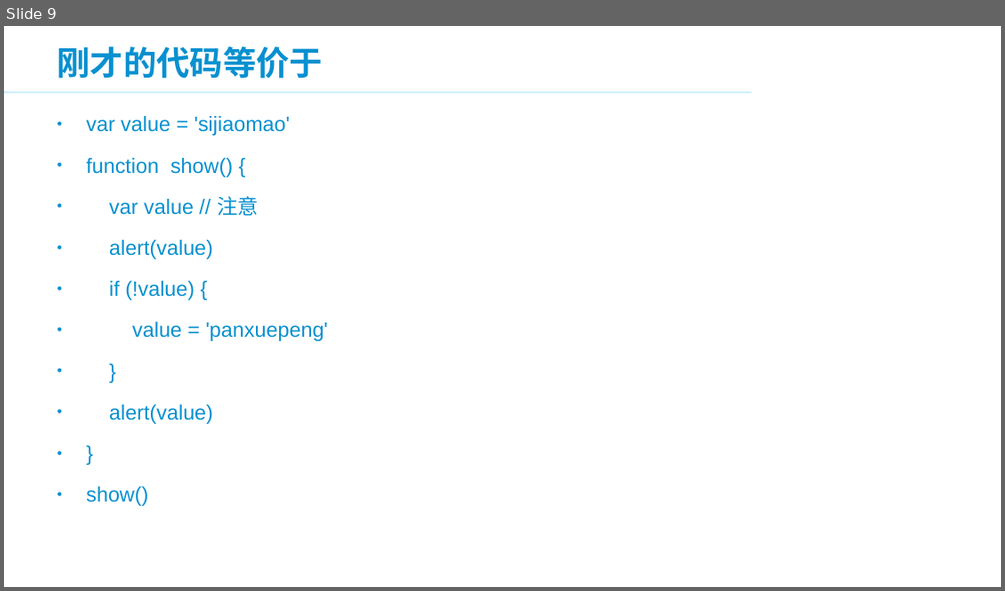
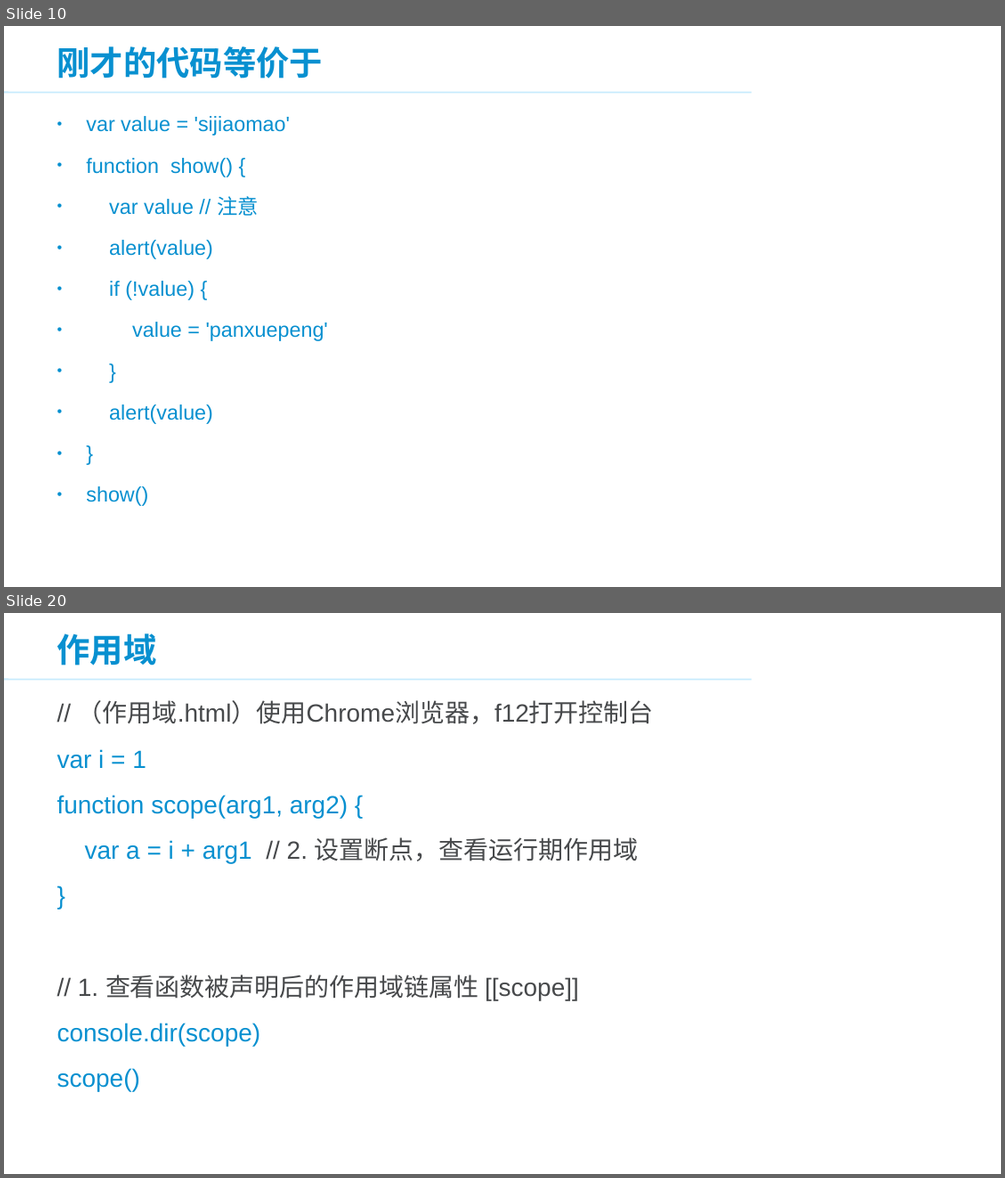
Before and after one commit to panxuepeng/javascript, a slide deck: ppt/JavaScript 高级部分.ppt. Shown one above the other, each under a label of ours: slide 9 before the commit, slides 10 and 20 after it; the slides between them are not shown. The pictures are 1005x591 and 1005x1178 pixels, drawn with LibreOffice and Linux fonts; fonts in the diff are those of the drawing; background and template pictures are left out. Boxes give left, top, right and bottom in pixels: in the first picture for what was removed or moved away, otherwise in the second. Text is boxed around its words. In the diff, an @@ line names an element or a change of style, - is before the commit and + after.

```diff
--- a/ppt/JavaScript 高级部分.ppt
+++ b/ppt/JavaScript 高级部分.ppt
@@ slide 20 added at bbox=[4, 613, 1001, 1174], background #FFFFFF; not listed: 2 template elements that a slide beside it also shows @@
@@ title added at bbox=[57, 633, 157, 666], 32 pt, text #0890D0, bold @@
+作用域
@@ text added at bbox=[57, 700, 654, 1091], 24 pt, text #47494B @@
+// （作用域.html）使用Chrome浏览器，f12打开控制台
+var i = 1
+function scope(arg1, arg2) {
+var a = i + arg1 // 2. 设置断点，查看运行期作用域
+}
+// 1. 查看函数被声明后的作用域链属性 [[scope]]
+console.dir(scope)
+scope()
@@ what was slide 9 is now slide 10 @@
```
Also in this commit, not shown: 1 slide changed, 34 other slides added, 3 other files.
